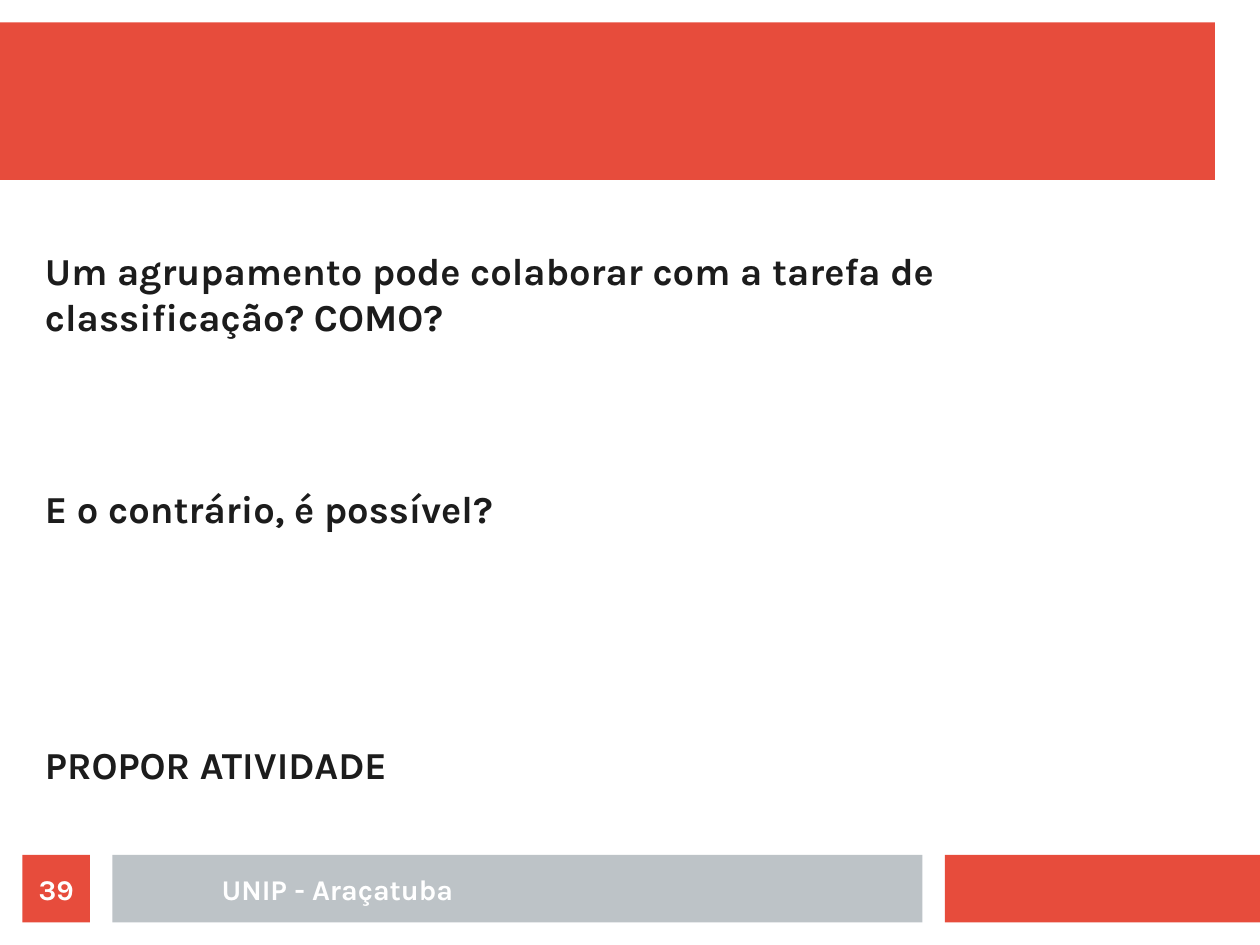
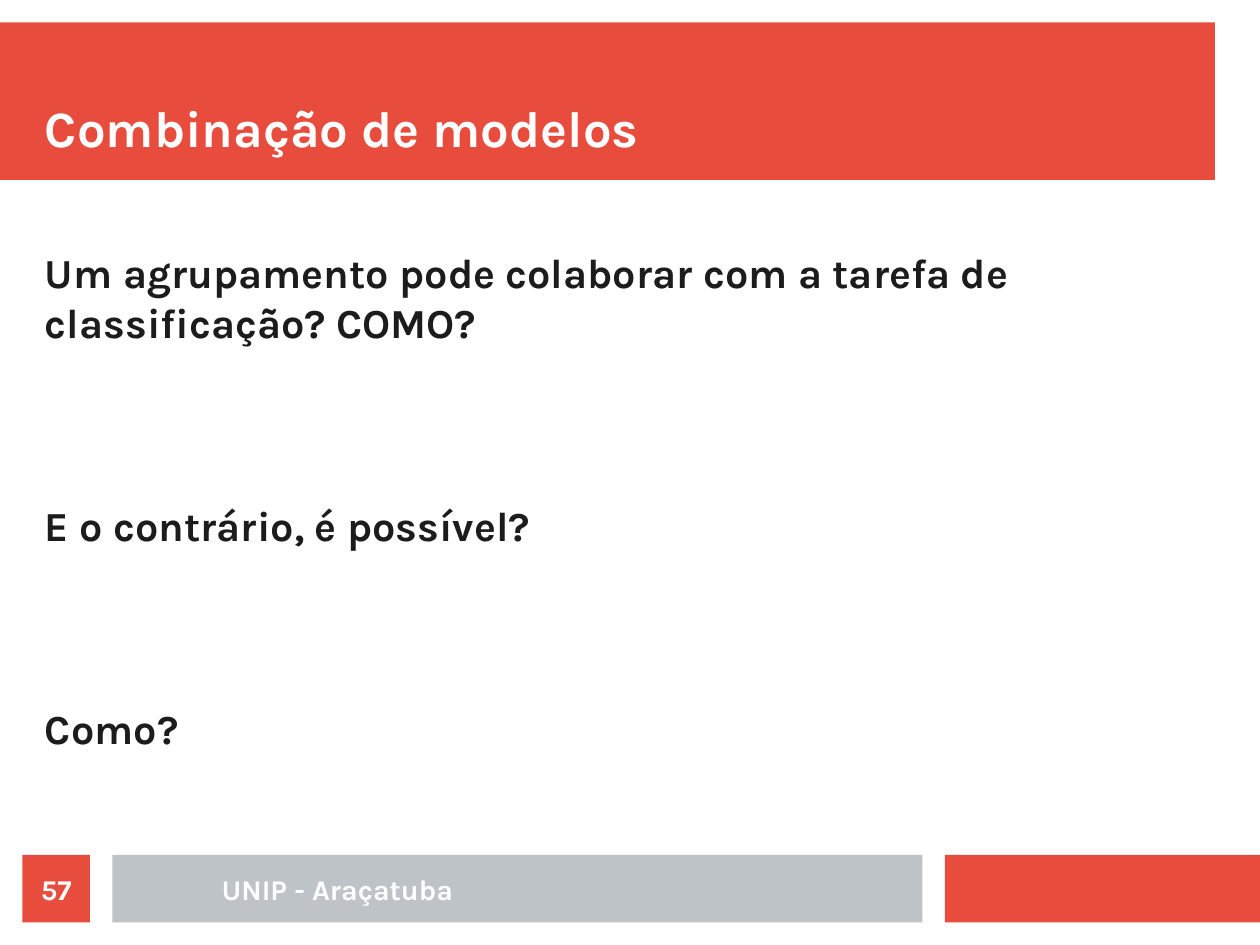
Before and after one commit to rafaelstojoao/pos-unip, a slide deck: slide 57 of [2020][modulo][Machine_Learning]/[aula]02[Agrupamento].odp (slide 39 before the commit). Drawn at 1260x945 pixels with LibreOffice and Linux fonts; fonts in the diff are those of the drawing. Boxes give left, top, right and bottom in pixels: in the first picture for what was removed or moved away, otherwise in the second. Text is boxed around its words. In the diff, an @@ line names an element or a change of style, - is before the commit and + after.

```diff
--- a/[2020][modulo][Machine_Learning]/[aula]02[Agrupamento].odp
+++ b/[2020][modulo][Machine_Learning]/[aula]02[Agrupamento].odp
@@ title added at (45,110,639,158), 32 pt, text #FFFFFF, bold @@
+Combinação de modelos
@@ text at (45,259,1008,551): size 24.1 to 26 pt @@
@@ text at (45,716,178,745): text changed; size 24.1 to 26 pt @@
-PROPOR ATIVIDADE
+Como?
@@ page number at (41,881,72,901): text changed @@
-39
+57
```
Also in this commit, not shown: 11 other slides changed, 33 slides added, 24 slides removed, 1 other file.
